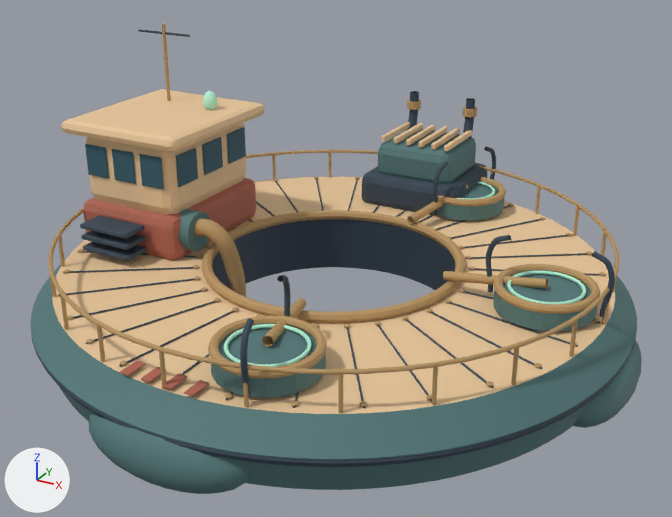
Renders of the glTF model public/sirocco-oasis/models/harvester.glb from each side of a commit.
Both versions are drawn from a 50 mm lens placed at (5.55, -10.04, 5.82), pointed at (0.16, -0.23, 0.92). The axes (+X, +Y, +Z) are drawn at lower left. The lights are the same throughout. The first picture is the older version. Where no turn or scale is listed for an object, it has been applied to the vertices.

The older version as bpy lines, for what is in view:
```python
ob_cooling_fin = bpy.data.objects.new('Cooling_fin', me_cube_017)
ob_cooling_fin.location = (-0.53, 3.02, 1.73)
ob_cooling_fin_001 = bpy.data.objects.new('Cooling_fin.001', me_cube_018)
ob_cooling_fin_001.location = (-0.32, 3.02, 1.73)
ob_cooling_fin_002 = bpy.data.objects.new('Cooling_fin.002', me_cube_019)
ob_cooling_fin_002.location = (-0.11, 3.02, 1.73)
ob_cooling_fin_003 = bpy.data.objects.new('Cooling_fin.003', me_cube_020)
ob_cooling_fin_003.location = (0.1, 3.02, 1.73)
ob_cooling_fin_004 = bpy.data.objects.new('Cooling_fin.004', me_cube_021)
ob_cooling_fin_004.location = (0.31, 3.02, 1.73)
ob_cooling_fin_005 = bpy.data.objects.new('Cooling_fin.005', me_cube_022)
ob_cooling_fin_005.location = (0.52, 3.02, 1.73)
ob_engine_block = bpy.data.objects.new('Engine_block', me_cube_016)
ob_engine_block.location = (0.0, 3.05, 1.38)
ob_engine_cradle = bpy.data.objects.new('Engine_cradle', me_cube_015)
ob_engine_cradle.location = (0.0, 3.01, 0.95)
ob_grav_cradle_2 = bpy.data.objects.new('Grav_cradle_2', me_cylinder_031)
ob_grav_cradle_2.location = (0.75, 2.8, 0.88)
# also in view: 'Float_sponson.003' at (0.0, -3.62, 0.05); 'Grav_cradle_0' at (0.75, -2.8, 0.88); 'Outer_rubbing_strake' at (0.0, 0.0, 0.35); 'Intake_riser' at (-1.56, -0.6, 0.45); 'Wheelhouse_body' at (-2.68, 0.0, 1.79)
```
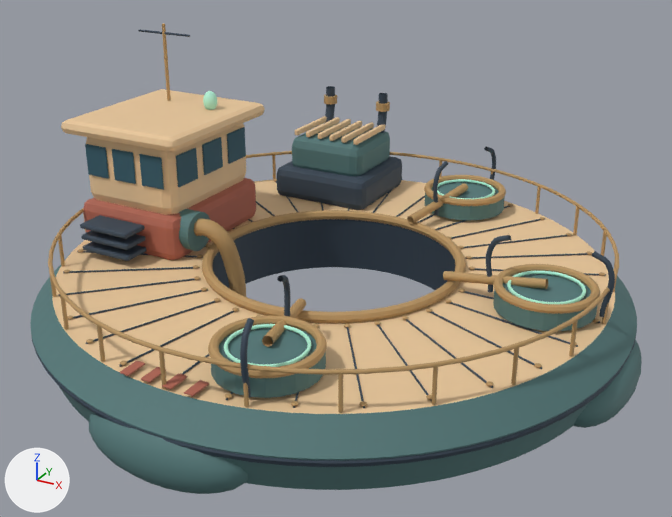
Where the change shows, as pixel boxes [x1, y1, x2, y2] in the pictures (672 x 517 px):
'Engine_block', moved
    before: [378, 129, 476, 184]
    after: [292, 123, 390, 176]
'Engine_cradle', moved
    before: [362, 163, 487, 216]
    after: [277, 156, 402, 210]
'Exhaust_stack', moved
    before: [407, 91, 419, 130]
    after: [325, 86, 335, 123]
'Exhaust_stack.001', moved
    before: [463, 98, 475, 139]
    after: [377, 93, 388, 133]
'Cooling_fin.004', moved
    before: [431, 128, 460, 149]
    after: [341, 122, 374, 143]
'Cooling_fin.001', moved
    before: [393, 123, 423, 144]
    after: [306, 117, 340, 137]
'Cooling_fin.002', moved
    before: [406, 125, 435, 145]
    after: [318, 119, 351, 139]
'Cooling_fin.003', moved
    before: [418, 126, 447, 147]
    after: [329, 121, 362, 141]
'Cooling_fin.005', moved
    before: [444, 130, 472, 151]
    after: [353, 125, 385, 145]
'Cooling_fin', moved
    before: [381, 122, 410, 142]
    after: [295, 116, 327, 135]
'Exhaust_collar.001', moved
    before: [463, 107, 477, 117]
    after: [376, 101, 390, 112]
'Exhaust_collar', moved
    before: [407, 99, 421, 110]
    after: [324, 95, 337, 104]

Diff of the bpy script that builds the scene:
```diff
--- a/public/sirocco-oasis/models/harvester.glb.py
+++ b/public/sirocco-oasis/models/harvester.glb.py
@@ ob_cooling_fin @@
 ob_cooling_fin = bpy.data.objects.new('Cooling_fin', me_cube_017)
-ob_cooling_fin.location = (-0.53, 3.02, 1.73)
+ob_cooling_fin.location = (-1.88, 2.67, 1.73)
@@ ob_cooling_fin_001 @@
 ob_cooling_fin_001 = bpy.data.objects.new('Cooling_fin.001', me_cube_018)
-ob_cooling_fin_001.location = (-0.32, 3.02, 1.73)
+ob_cooling_fin_001.location = (-1.67, 2.67, 1.73)
@@ ob_cooling_fin_002 @@
 ob_cooling_fin_002 = bpy.data.objects.new('Cooling_fin.002', me_cube_019)
-ob_cooling_fin_002.location = (-0.11, 3.02, 1.73)
+ob_cooling_fin_002.location = (-1.46, 2.67, 1.73)
@@ ob_cooling_fin_003 @@
 ob_cooling_fin_003 = bpy.data.objects.new('Cooling_fin.003', me_cube_020)
-ob_cooling_fin_003.location = (0.1, 3.02, 1.73)
+ob_cooling_fin_003.location = (-1.25, 2.67, 1.73)
@@ ob_cooling_fin_004 @@
 ob_cooling_fin_004 = bpy.data.objects.new('Cooling_fin.004', me_cube_021)
-ob_cooling_fin_004.location = (0.31, 3.02, 1.73)
+ob_cooling_fin_004.location = (-1.04, 2.67, 1.73)
@@ ob_cooling_fin_005 @@
 ob_cooling_fin_005 = bpy.data.objects.new('Cooling_fin.005', me_cube_022)
-ob_cooling_fin_005.location = (0.52, 3.02, 1.73)
+ob_cooling_fin_005.location = (-0.83, 2.67, 1.73)
@@ ob_engine_block @@
 ob_engine_block = bpy.data.objects.new('Engine_block', me_cube_016)
-ob_engine_block.location = (0.0, 3.05, 1.38)
+ob_engine_block.location = (-1.35, 2.7, 1.38)
@@ ob_engine_cradle @@
 ob_engine_cradle = bpy.data.objects.new('Engine_cradle', me_cube_015)
-ob_engine_cradle.location = (0.0, 3.01, 0.95)
+ob_engine_cradle.location = (-1.35, 2.66, 0.95)
@@ ob_exhaust_collar @@
 ob_exhaust_collar = bpy.data.objects.new('Exhaust_collar', me_cylinder_025)
-ob_exhaust_collar.location = (-0.48, 3.55, 2.05)
+ob_exhaust_collar.location = (-1.83, 3.2, 2.05)
@@ ob_exhaust_collar_001 @@
 ob_exhaust_collar_001 = bpy.data.objects.new('Exhaust_collar.001', me_cylinder_026)
-ob_exhaust_collar_001.location = (0.48, 3.55, 2.05)
+ob_exhaust_collar_001.location = (-0.87, 3.2, 2.05)
@@ ob_exhaust_stack @@
 ob_exhaust_stack = bpy.data.objects.new('Exhaust_stack', me_exhaust_stack)
-ob_exhaust_stack.location = (0.0, 0.0, 0.0)
+ob_exhaust_stack.location = (-1.35, -0.35, 0.0)
@@ ob_exhaust_stack_001 @@
 ob_exhaust_stack_001 = bpy.data.objects.new('Exhaust_stack.001', me_exhaust_stack_001)
-ob_exhaust_stack_001.location = (0.0, 0.0, 0.0)
+ob_exhaust_stack_001.location = (-1.35, -0.35, 0.0)
```
